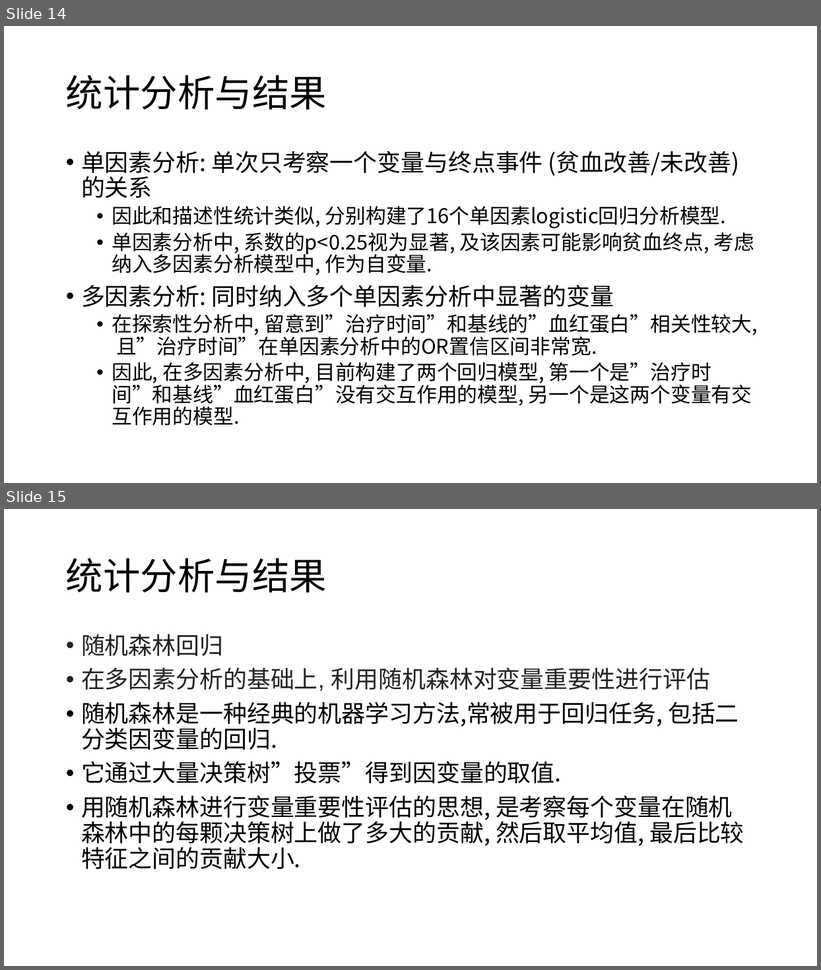
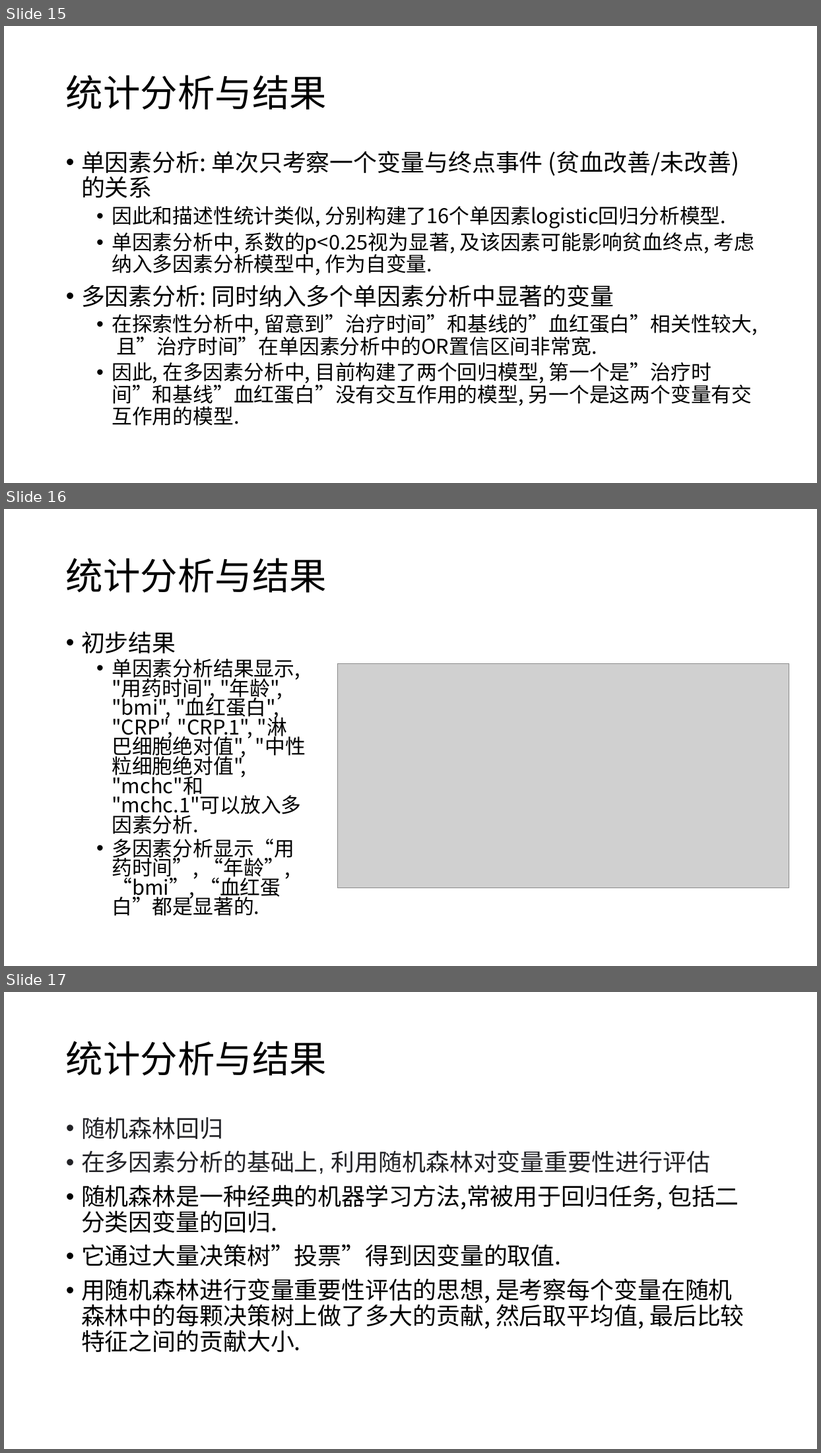
Before and after one commit to MuscleOne/Anemia-with-TCM, a slide deck: doc/2023_02_08_进展汇报.pptx. Shown one above the other, each under a label of ours: slides 14 and 15 before the commit, slides 15, 16 and 17 after it. The pictures are 821x970 and 821x1453 pixels, drawn with LibreOffice and Linux fonts; fonts in the diff are those of the drawing; grey boxes stand for pictures. Boxes give left, top, right and bottom in pixels: in the first picture for what was removed or moved away, otherwise in the second. Text is boxed around its words. In the diff, an @@ line names an element or a change of style, - is before the commit and + after.

```diff
--- a/doc/2023_02_08_进展汇报.pptx
+++ b/doc/2023_02_08_进展汇报.pptx
@@ slide 16 added at [4,509,817,966], background #FFFFFF @@
@@ title added at [66,558,327,593], 44 pt, text #000000 @@
+统计分析与结果
@@ text added at [81,631,306,916], 24 pt, text #000000 @@
+• 初步结果
+  • 单因素分析结果显示, "用药时间", "年龄", "bmi", "血红蛋白", "CRP", "CRP.1", "淋巴细胞绝对值", "中性粒细胞绝对值", "mchc"和 "mchc.1"可以放入多因素分析.
+  • 多因素分析显示“用药时间”, “年龄”, “bmi”, “血红蛋白”都是显著的.
@@ picture added at [338,664,789,889] @@
@@ what was slide 14 is now slide 15 @@
@@ what was slide 15 is now slide 17 @@
```
Also in this commit, not shown: 4 slides changed, 2 other slides added, 23 other files.
